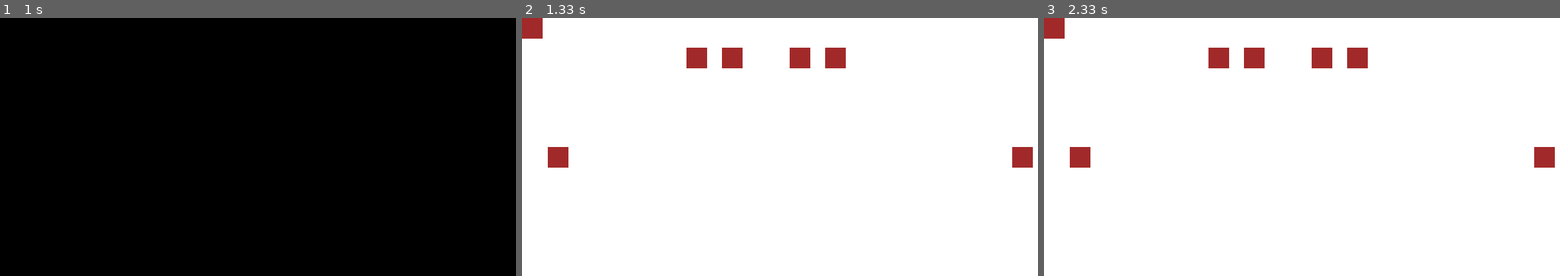
Above: before the commit, frames 1-3 (left to right).
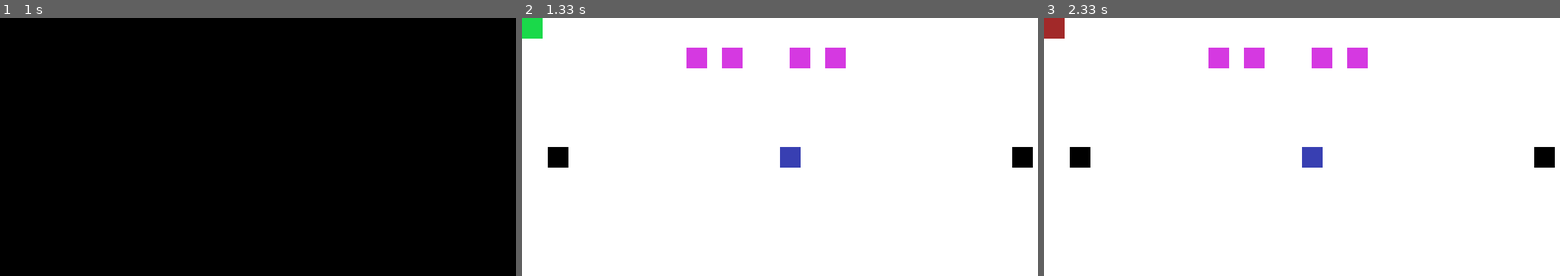
Above: after the commit, the same moments.

Repository: josh-reynolds/Python
Game: pygame game, started from pygame/pawng/main.py
Same seed, same stepped clock (60 frames per second), same inputs: the game is played once before the commit and once after it.
Inputs:
- Up to frame 1 (1 s): hold Down from 0.83 s (still down)
- Up to frame 2 (1.33 s): release Down at 1.3 s
- Up to frame 3 (2.33 s): tap Space at 1.73 s

Frame 1 is identical in both runs. In frame 2, 2.6% of the frame differs, in the area x 0-99%, y 0-58%; in frame 3, 2.2%.

Commit message:
Adjusting temp images for better debug insight, and fixing Actor pos assignment in ctor

Diff:
--- a/pygame/pawng/main.py
+++ b/pygame/pawng/main.py
@@ -28,11 +28,12 @@
 class Actor:                        # replacing Pygame Zero code
     def __init__(self, image, pos):
         self.image = image
-        self.pos = pos
+        self.x = pos[0]
+        self.y = pos[1]
 
     def draw(self):
         print(str(self) + ".draw()")
-        screen.blit(self.image, self.pos)
+        screen.blit(self.image, (self.x, self.y))
 
 #--------------------------------------------------------
 
Binary file changed: pygame/pawng/images/ball.png
Binary file changed: pygame/pawng/images/blank.png
Binary file changed: pygame/pawng/images/digit00.png
Binary file changed: pygame/pawng/images/menu0.png
Binary file changed: pygame/pawng/images/menu1.png
